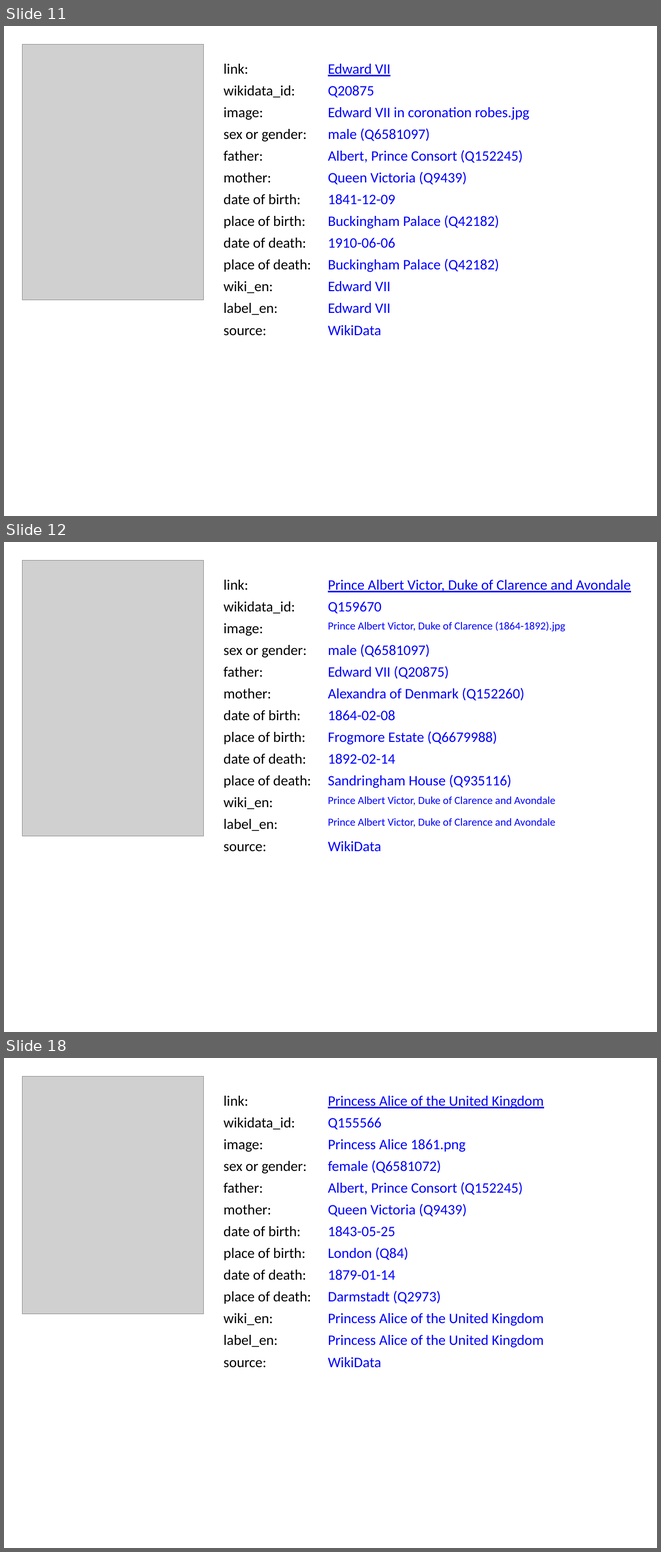
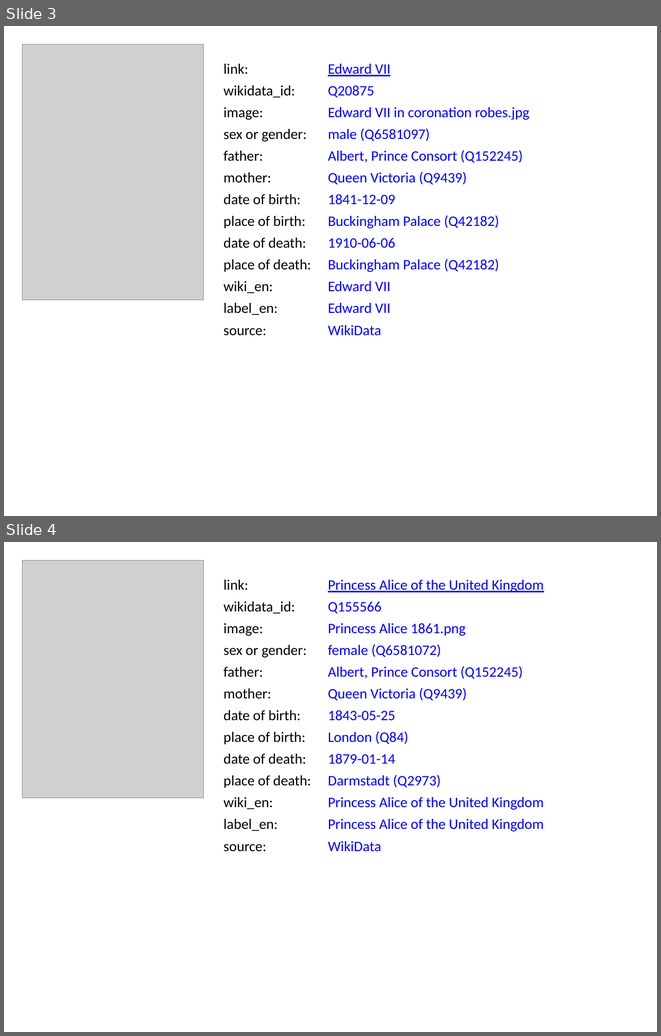
Before and after one commit to BITPlan/com.bitplan.simplegraph, a slide deck: simplegraph-powerpoint/QueenVictoria.pptx. Shown one above the other, each under a label of ours: slides 11, 12 and 18 before the commit, slides 3 and 4 after it; the slides between them are not shown. The pictures are 661x1552 and 661x1036 pixels, drawn with LibreOffice and Linux fonts; fonts in the diff are those of the drawing; grey boxes stand for pictures. Boxes give left, top, right and bottom in pixels: in the first picture for what was removed or moved away, otherwise in the second. Text is boxed around its words. In the diff, an @@ line names an element or a change of style, - is before the commit and + after.

```diff
--- a/simplegraph-powerpoint/QueenVictoria.pptx
+++ b/simplegraph-powerpoint/QueenVictoria.pptx
@@ slide 12 removed at bbox=[4, 542, 657, 1032], background #FFFFFF @@
@@ picture removed at bbox=[22, 560, 204, 836] @@
@@ text removed at bbox=[223, 580, 248, 590] @@
-link:
@@ text removed at bbox=[328, 580, 630, 592] @@
-Prince Albert Victor, Duke of Clarence and Avondale
@@ text removed at bbox=[223, 601, 295, 614] @@
-wikidata_id:
@@ text removed at bbox=[328, 601, 381, 614] @@
-Q159670
@@ text removed at bbox=[223, 623, 263, 636] @@
-image:
@@ text removed at bbox=[328, 622, 565, 632] @@
-Prince Albert Victor, Duke of Clarence (1864-1892).jpg
@@ text removed at bbox=[223, 645, 307, 658] @@
-sex or gender:
@@ text removed at bbox=[328, 644, 430, 657] @@
-male (Q6581097)
@@ text removed at bbox=[223, 667, 263, 677] @@
-father:
@@ text removed at bbox=[328, 666, 449, 679] @@
-Edward VII (Q20875)
@@ text removed at bbox=[223, 688, 271, 698] @@
-mother:
@@ text removed at bbox=[328, 688, 524, 700] @@
-Alexandra of Denmark (Q152260)
@@ text removed at bbox=[223, 710, 301, 721] @@
-date of birth:
@@ text removed at bbox=[328, 710, 395, 721] @@
-1864-02-08
@@ text removed at bbox=[223, 732, 306, 744] @@
-place of birth:
@@ text removed at bbox=[328, 731, 497, 744] @@
-Frogmore Estate (Q6679988)
@@ text removed at bbox=[223, 753, 306, 764] @@
-date of death:
@@ text removed at bbox=[328, 753, 395, 764] @@
-1892-02-14
@@ text removed at bbox=[223, 775, 311, 788] @@
-place of death:
@@ text removed at bbox=[328, 775, 512, 788] @@
-Sandringham House (Q935116)
@@ text removed at bbox=[328, 796, 556, 805] @@
-Prince Albert Victor, Duke of Clarence and Avondale
@@ text removed at bbox=[223, 797, 273, 809] @@
-wiki_en:
@@ text removed at bbox=[223, 819, 277, 831] @@
-label_en:
@@ text removed at bbox=[328, 818, 556, 827] @@
-Prince Albert Victor, Duke of Clarence and Avondale
@@ text removed at bbox=[223, 844, 266, 852] @@
-source:
@@ text removed at bbox=[328, 841, 381, 852] @@
-WikiData
@@ what was slide 11 is now slide 3 @@
@@ what was slide 18 is now slide 4 @@
```
Also in this commit, not shown: 1 slide changed, 38 other slides removed, 10 other files.
